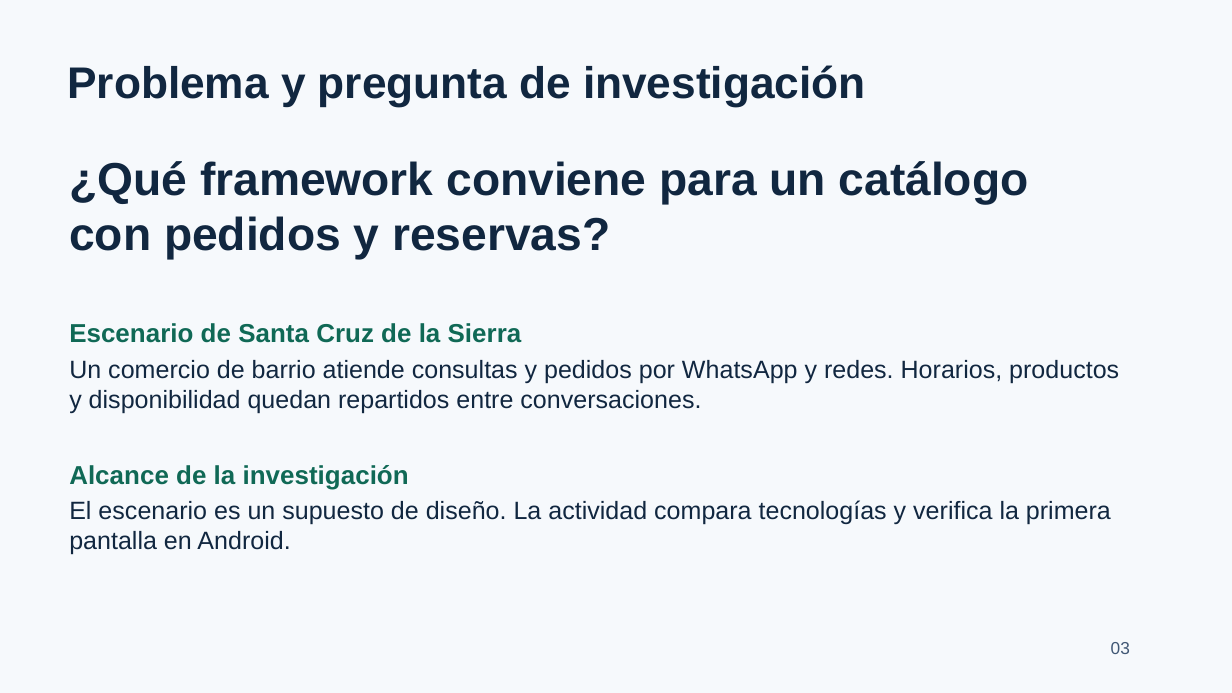
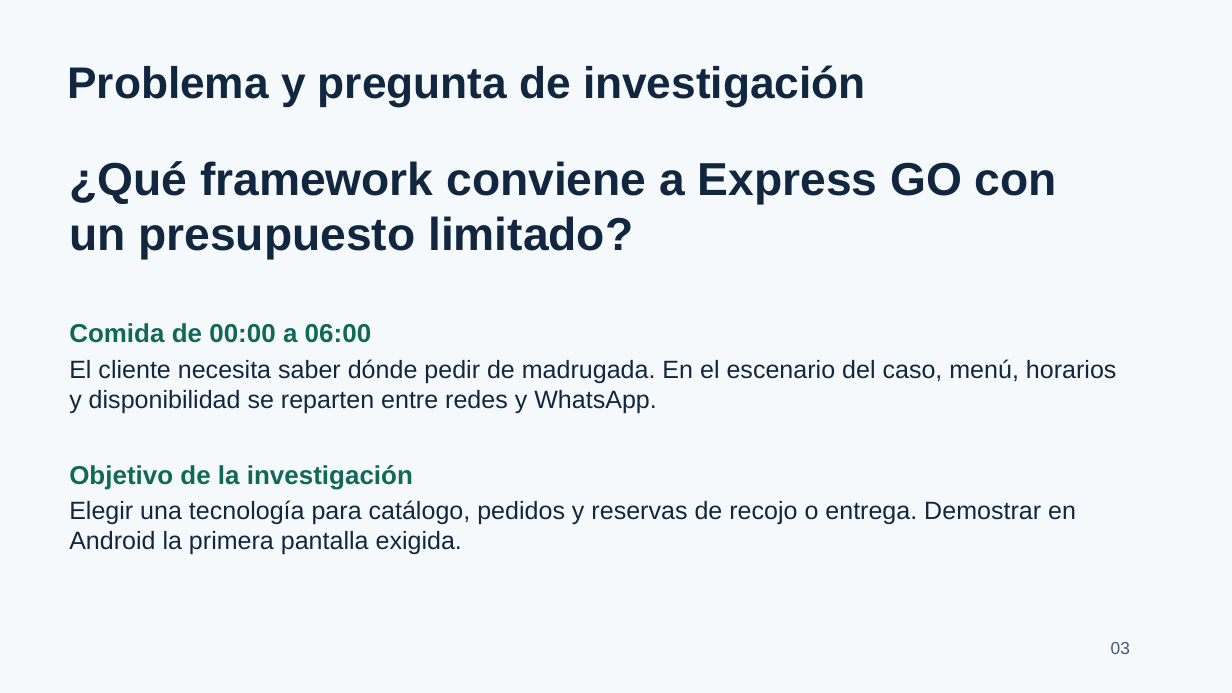
Before and after one commit to ROXIAN120/Aplicaciones-moviles-1, a slide deck: slide 3 of entrega_actividad_01/Presentacion_Defensa_ConectaCruz_Ampliada.pptx. Drawn at 1232x693 pixels with LibreOffice and Linux fonts; fonts in the diff are those of the drawing. Boxes give left, top, right and bottom in pixels: in the first picture for what was removed or moved away, otherwise in the second. Text is boxed around its words. In the diff, an @@ line names an element or a change of style, - is before the commit and + after.

Commit message:
Completar defensa de Express GO y evidencias Flutter

```diff
--- a/entrega_actividad_01/Presentacion_Defensa_ConectaCruz_Ampliada.pptx
+++ b/entrega_actividad_01/Presentacion_Defensa_ConectaCruz_Ampliada.pptx
@@ text at [69,161,1057,260]: text changed @@
-¿Qué framework conviene para un catálogo con pedidos y reservas?
+¿Qué framework conviene a Express GO con un presupuesto limitado?
@@ text at [69,323,371,343]: text changed @@
-Escenario de Santa Cruz de la Sierra
+Comida de 00:00 a 06:00
@@ text at [69,359,1116,414]: text changed @@
-Un comercio de barrio atiende consultas y pedidos por WhatsApp y redes. Horarios, productos y disponibilidad quedan repartidos entre conversaciones.
+El cliente necesita saber dónde pedir de madrugada. En el escenario del caso, menú, horarios y disponibilidad se reparten entre redes y WhatsApp.
@@ text at [69,465,413,490]: text changed @@
-Alcance de la investigación
+Objetivo de la investigación
@@ text at [69,500,1076,555]: text changed @@
-El escenario es un supuesto de diseño. La actividad compara tecnologías y verifica la primera pantalla en Android.
+Elegir una tecnología para catálogo, pedidos y reservas de recojo o entrega. Demostrar en Android la primera pantalla exigida.
```
Also in this commit, not shown: 12 other slides changed, 21 slides added, 1 slide removed, 9 other files.
